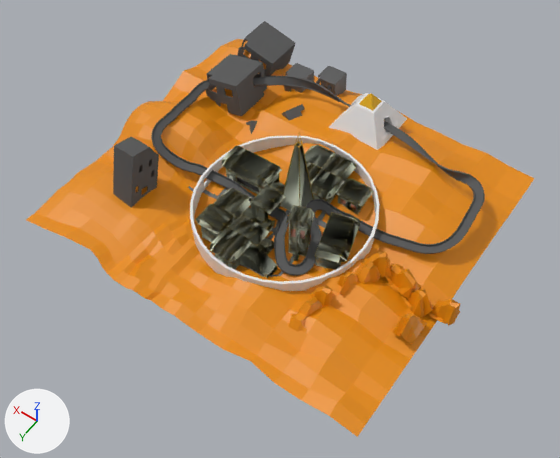
One commit to the FBX model Assets/Prefabs/TestPrefabs/SandMap/JWT_P_Sand Dune_DONE_kindof.fbx: the scene before it, then after it.
Both versions are drawn from a camera (50 mm lens) standing at (-1502.0, 2069.0, 3166.0) and looking at (-120.0, 135.0, 127.0). The axes (+X, +Y, +Z) are drawn at lower left. The lights are the same throughout. The first picture is the older version. Where no turn or scale is listed for an object, it has been applied to the vertices.
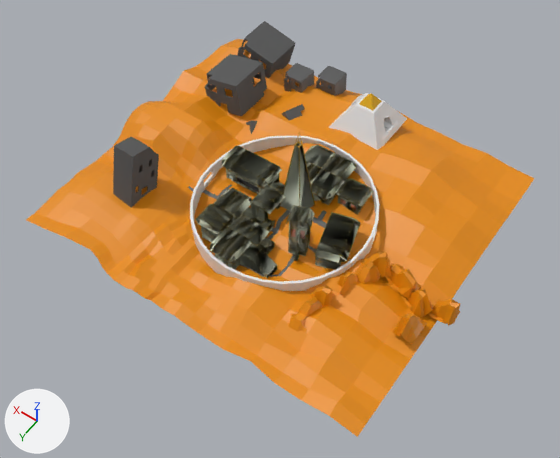
The newer file is also rescaled (x0.513), turned or shifted as a whole; pictures and numbers use the older file's frame.

What differs and where, as boxes [x1, y1, x2, y2] in the pictures (560 x 458 px):
'Cube.012', deleted: before [153, 76, 483, 274]
'Cube.016', deleted: before [160, 84, 475, 267]
'Cube.023', deleted: before [151, 76, 485, 276]

The edits, one by one:
Object 'Cube.012' (ob_cube_012) is deleted.
Object 'Cube.016' (ob_cube_016) is deleted.
Object 'Cube.023' (ob_cube_023) is deleted.
